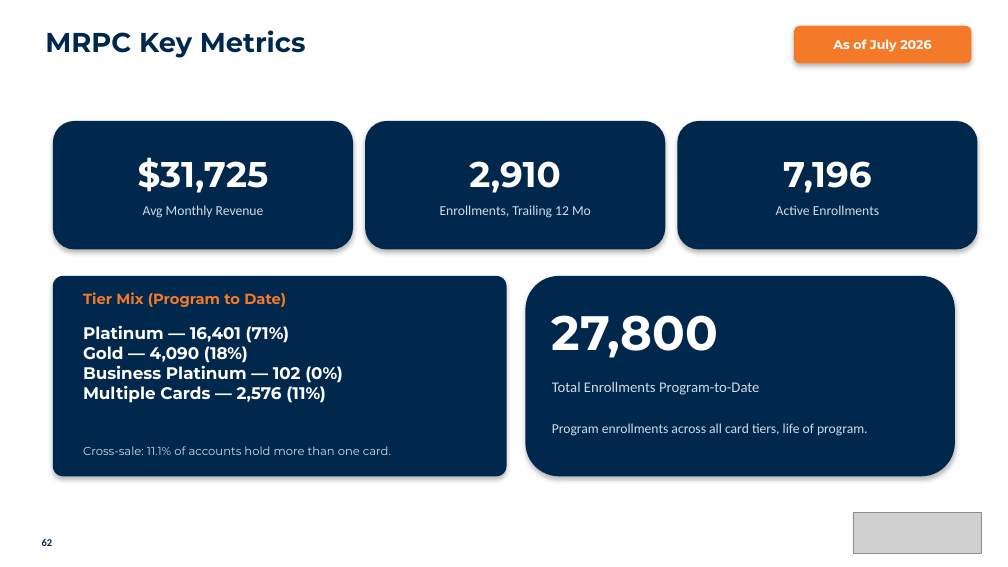
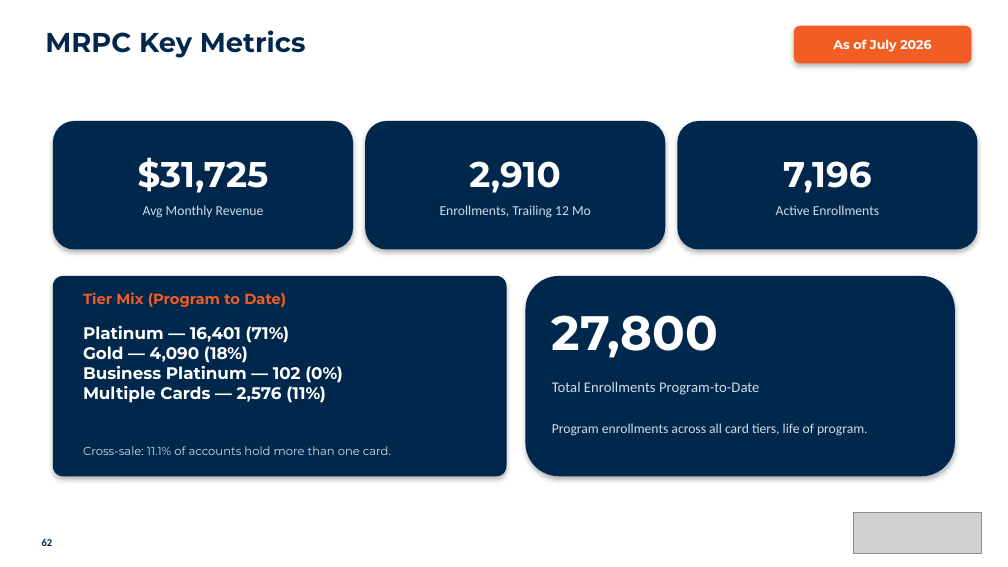
Before and after one commit to aburgard-csi/Velocity_Reporting, a slide deck: slide 62 of templates/multi-product_reference_deck.pptx. Drawn at 1008x567 pixels with LibreOffice and Linux fonts; fonts in the diff are those of the drawing; grey boxes stand for pictures. Boxes give left, top, right and bottom in pixels: in the first picture for what was removed or moved away, otherwise in the second. Text is boxed around its words. In the diff, an @@ line names an element or a change of style, - is before the commit and + after.

```diff
--- a/templates/multi-product_reference_deck.pptx
+++ b/templates/multi-product_reference_deck.pptx
@@ rounded rectangle "As of July 2026" at bbox=[794, 26, 972, 64]: fill #F47A29 to #F15D22 @@
@@ text "Tier Mix (Program to Date)" at bbox=[83, 292, 286, 307]: text colour #F47A29 to #F15D22 @@
```
Also in this commit, not shown: 50 other slides changed, 12 other files.
